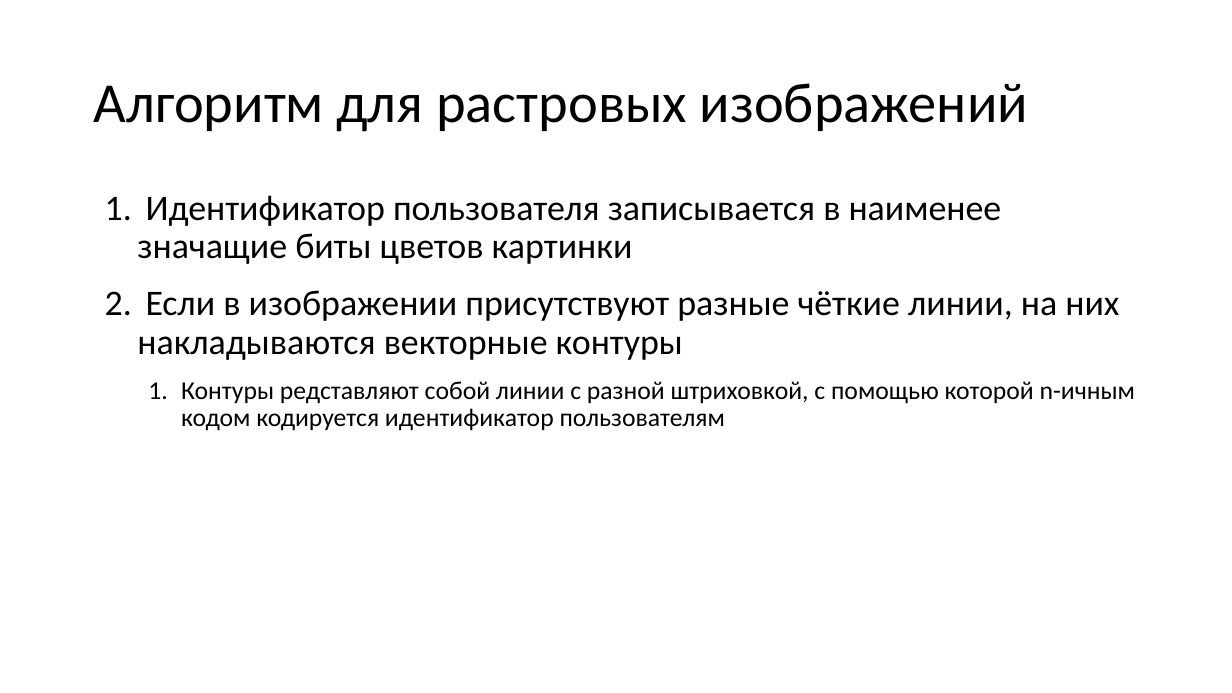
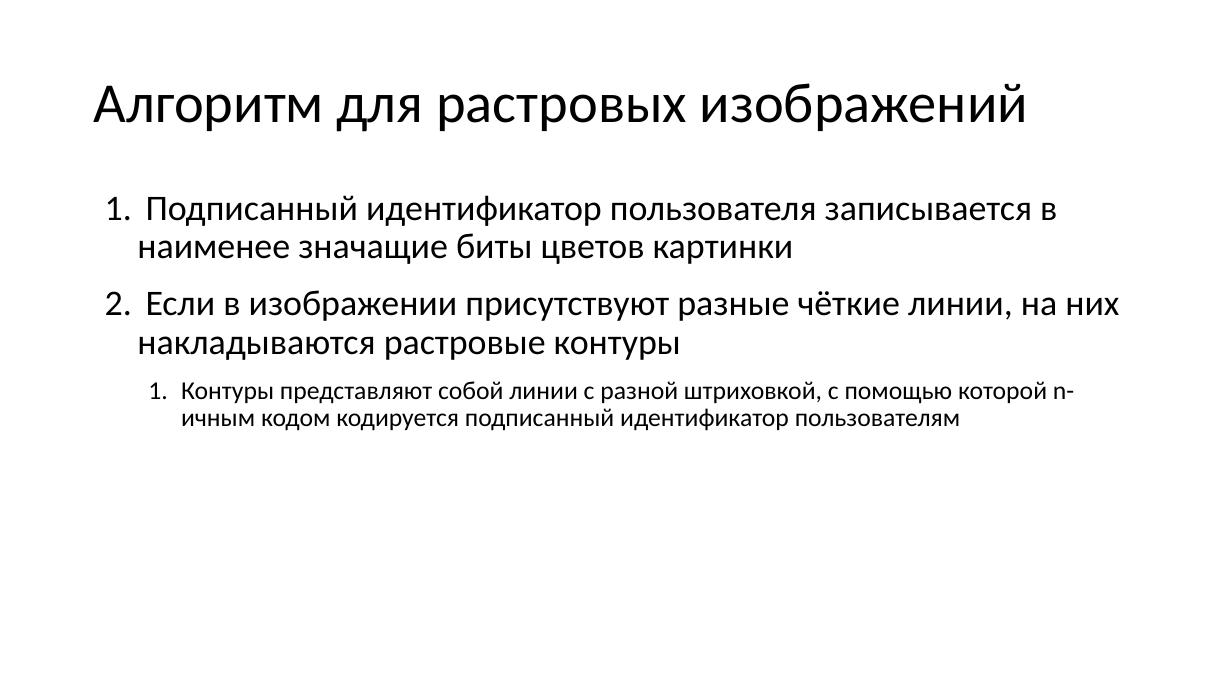
Before and after one commit to vanindm/vanindm.github.io, a slide deck: slide 14 of files/ИБ.pptx (slide 12 before the commit). Drawn at 1232x693 pixels with LibreOffice and Linux fonts; fonts in the diff are those of the drawing. Boxes give left, top, right and bottom in pixels: in the first picture for what was removed or moved away, otherwise in the second. Text is boxed around its words. In the diff, an @@ line names an element or a change of style, - is before the commit and + after.

```diff
--- a/files/ИБ.pptx
+++ b/files/ИБ.pptx
@@ text at [137,195,1119,431]: text changed @@
-1. Идентификатор пользователя записывается в наименее значащие биты цветов картинки
-2. Если в изображении присутствуют разные чёткие линии, на них накладываются векторные контуры
-  1. Контуры редставляют собой линии с разной штриховкой, с помощью которой n-ичным кодом кодируется идентификатор пользователям
+1. Подписанный идентификатор пользователя записывается в наименее значащие биты цветов картинки
+2. Если в изображении присутствуют разные чёткие линии, на них накладываются растровые контуры
+  1. Контуры представляют собой линии с разной штриховкой, с помощью которой n-ичным кодом кодируется подписанный идентификатор пользователям
```
Also in this commit, not shown: 5 other slides changed, 4 slides added, 1 other file.
